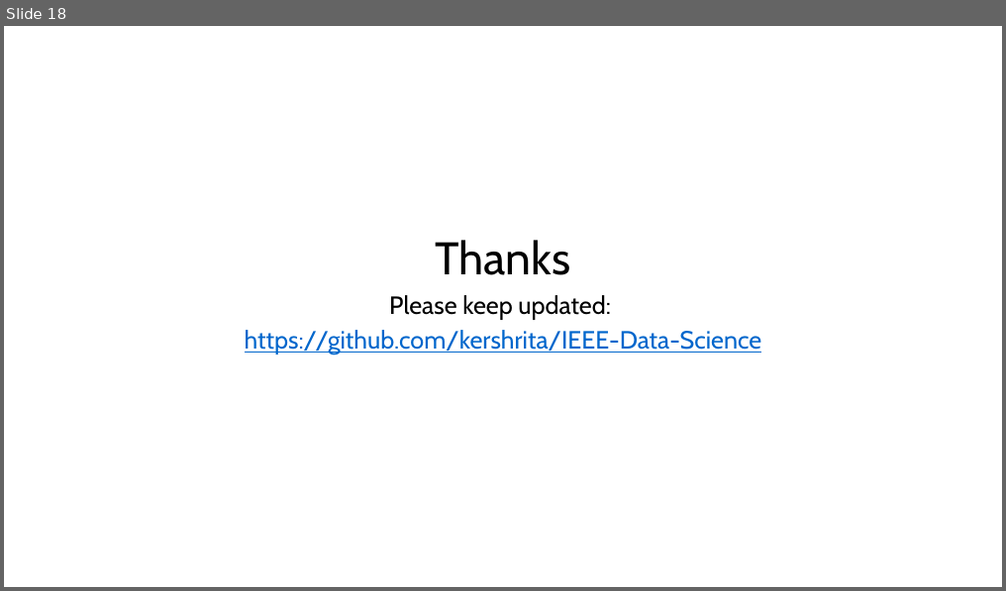
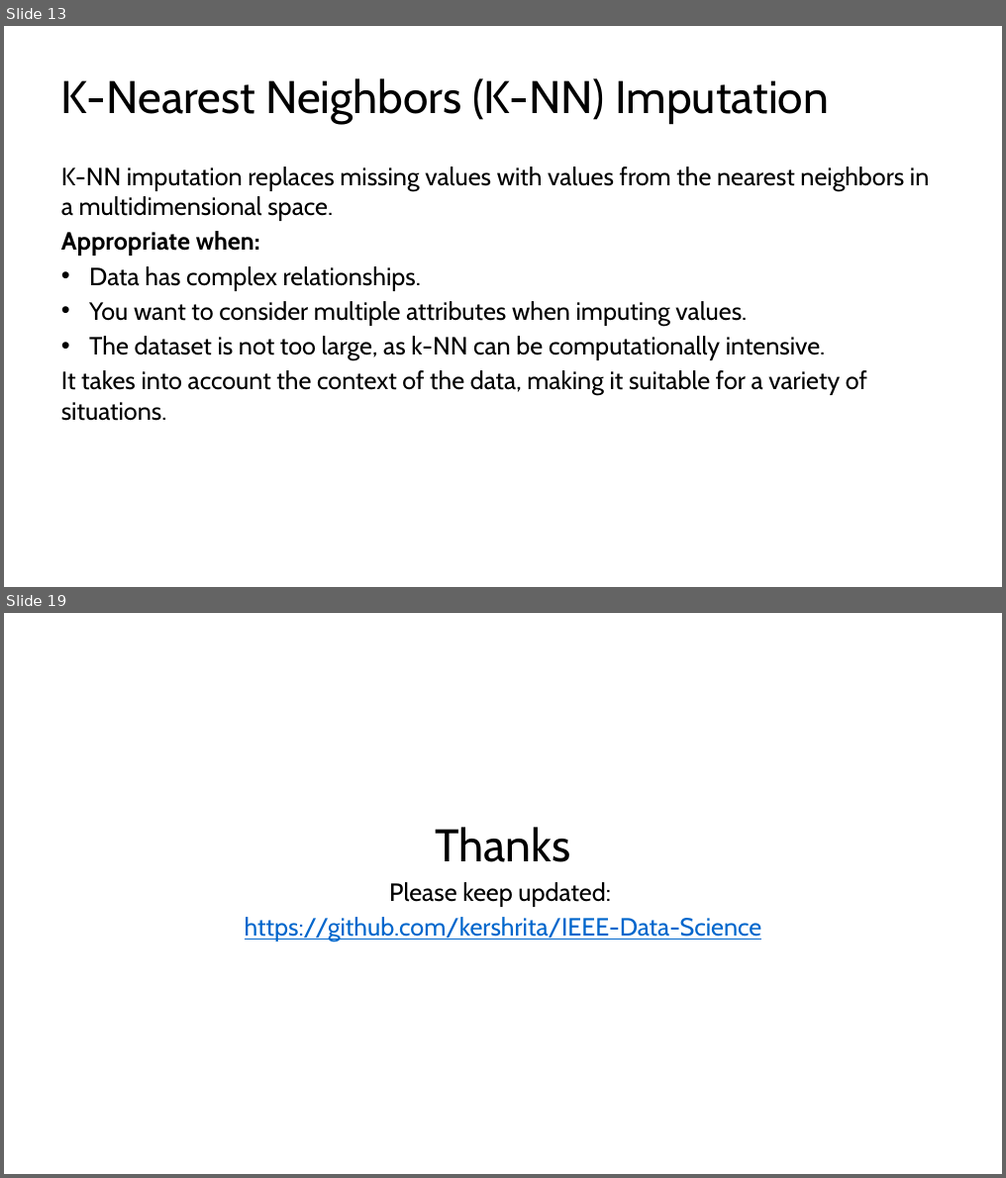
Before and after one commit to kershrita/Data-Science-Roadmap, a slide deck: slides/Session 04 - Planets with pandas & matplotlib.pptx. Shown one above the other, each under a label of ours: slide 18 before the commit, slides 13 and 19 after it; the slides between them are not shown. The pictures are 1006x591 and 1006x1178 pixels, drawn with LibreOffice and Linux fonts; fonts in the diff are those of the drawing. Boxes give left, top, right and bottom in pixels: in the first picture for what was removed or moved away, otherwise in the second. Text is boxed around its words. In the diff, an @@ line names an element or a change of style, - is before the commit and + after.

```diff
--- a/slides/Session 04 - Planets with pandas & matplotlib.pptx
+++ b/slides/Session 04 - Planets with pandas & matplotlib.pptx
@@ slide 13 added at box(4, 26, 1002, 587), background #FFFFFF @@
@@ title added at box(61, 78, 829, 124), 44 pt, text #000000 @@
+K-Nearest Neighbors (K-NN) Imputation
@@ text added at box(61, 167, 929, 421), 24 pt, text #000000 @@
+K-NN imputation replaces missing values with values from the nearest neighbors in a multidimensional space.
+Appropriate when:
+• Data has complex relationships.
+• You want to consider multiple attributes when imputing values.
+• The dataset is not too large, as k-NN can be computationally intensive.
+It takes into account the context of the data, making it suitable for a variety of situations.
@@ what was slide 18 is now slide 19 @@
```
Also in this commit, not shown: 4 slides changed, 13 other slides added, 13 slides removed.
